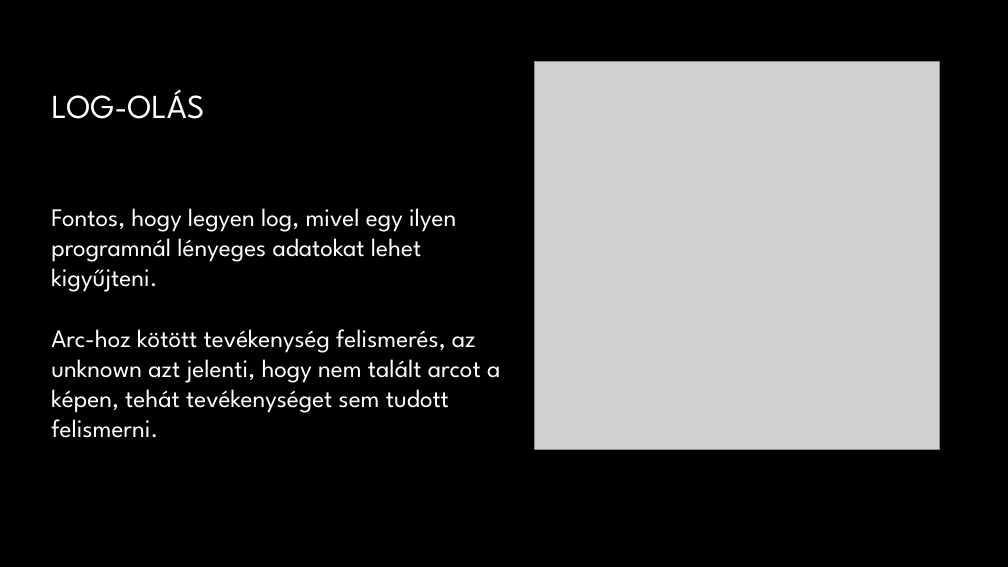
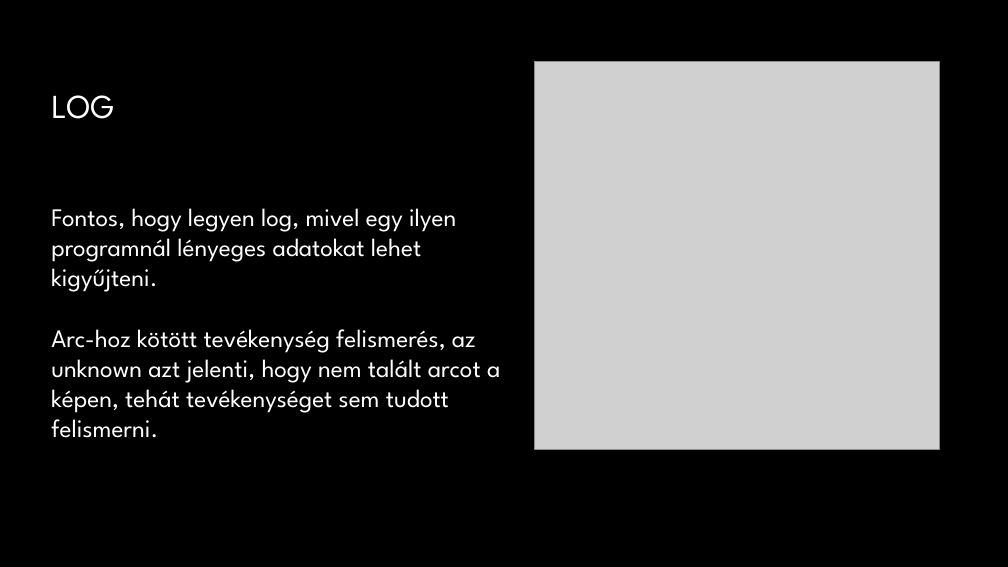
Before and after one commit to mzsolti08/Informatikai_projektfeladat, a slide deck: slide 13 of Tevékenységfigyelő rendszer.pptx (slide 15 before the commit). Drawn at 1008x567 pixels with LibreOffice and Linux fonts; fonts in the diff are those of the drawing; grey boxes stand for pictures; background and template pictures are left out. Boxes give left, top, right and bottom in pixels: in the first picture for what was removed or moved away, otherwise in the second. Text is boxed around its words. In the diff, an @@ line names an element or a change of style, - is before the commit and + after.

Commit message:
ppt last update

```diff
--- a/Tevékenységfigyelő rendszer.pptx
+++ b/Tevékenységfigyelő rendszer.pptx
@@ title at [52,95,115,119]: text changed @@
-LOG-OLÁS
+LOG
```
Also in this commit, not shown: 1 other slide changed, 1 slide removed.
